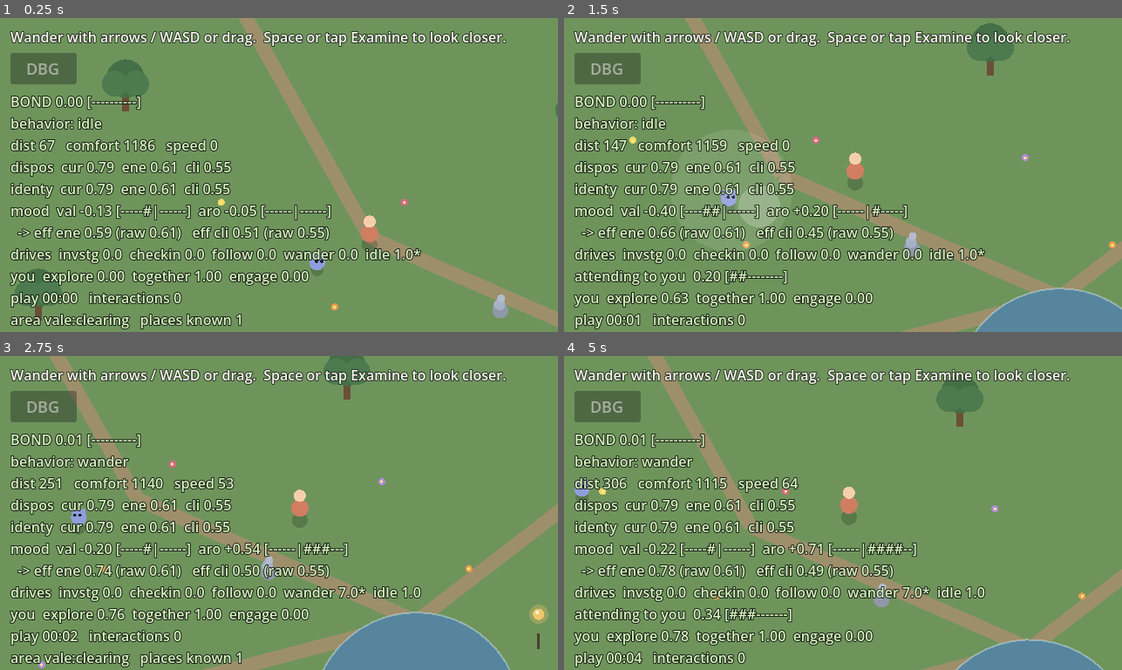
Above: before the commit, frames 1-4 (two rows, left to right).
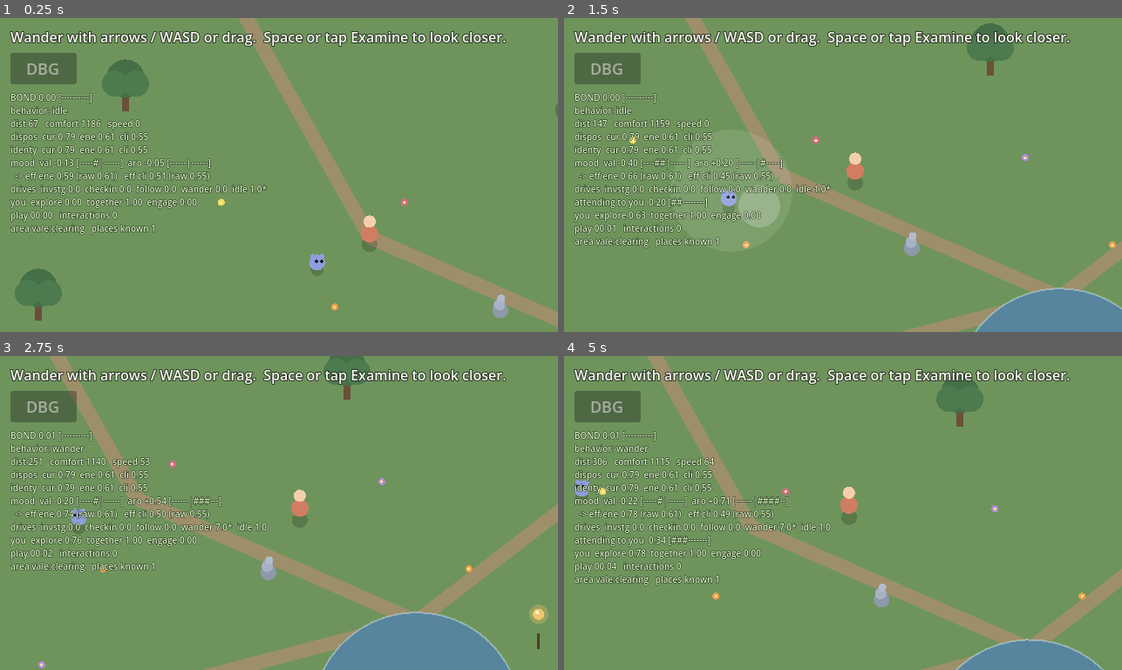
Above: after the commit, the same moments.

Repository: maximusunc/pokepals
Game: Godot game, scene res://scenes/world.tscn
Same seed, same stepped clock (60 frames per second), same inputs: the game is played once before the commit and once after it.
Inputs (mouse positions are in pixels of both pictures, inside the frame that each line leads up to):
- Up to frame 1 (0.25 s): no input
- Up to frame 2 (1.5 s): tap Enter (ui_accept) at 0.5, 0.77 s; move the mouse to (965, 159) at 0.52 s; hold Right (ui_right) 0.53-1.25 s; click (965, 159) at 0.67 s; drag from (731, 190) to (815, 237) at 1.27 s
- Up to frame 3 (2.75 s): move the mouse to (334, 443) at 2.02 s; hold Right (ui_right) from 2.03 s (still down)
- Up to frame 4 (5 s): release Right (ui_right) at 2.75 s; drag from (815, 575) to (675, 465) at 2.77 s; move the mouse to (1010, 560) at 3.52 s; hold Left (ui_left) 3.53-4.25 s; tap Enter (ui_accept) at 3.77 s; drag from (675, 465) to (759, 434) at 4.27 s

The runs differ from the first frame. In frame 1, 14% of the frame differs, in the area x 1-76%, y 23-100%; in frame 2, 14%; in frame 3, 14%; in frame 4, 15%.

Commit message:
fix(ui): shrink debug overlay text so it fits a mobile screen
The overlay grew to ~13 lines (mood, identity, attention, area, appeal, ...)
and at font 16 / line_spacing 2 it overflowed the bottom on phones. Drop to
font 10, line_spacing 1, outline 2 — same content, fits the viewport.

Co-Authored-By: Claude Opus 4.8 (1M context) <noreply@anthropic.com>
Claude-Session: https://claude.ai/code/session_01WCXccy5pBCLVvDf2cxvg51

Diff:
--- a/pokepals/scenes/world.tscn
+++ b/pokepals/scenes/world.tscn
@@ -88,7 +88,7 @@
 offset_bottom = 320.0
 theme_override_colors/font_color = Color(0.85, 0.95, 0.75, 1)
 theme_override_colors/font_outline_color = Color(0.05, 0.07, 0.05, 0.9)
-theme_override_constants/line_spacing = 2
-theme_override_constants/outline_size = 4
-theme_override_font_sizes/font_size = 16
+theme_override_constants/line_spacing = 1
+theme_override_constants/outline_size = 2
+theme_override_font_sizes/font_size = 10
 text = ""
